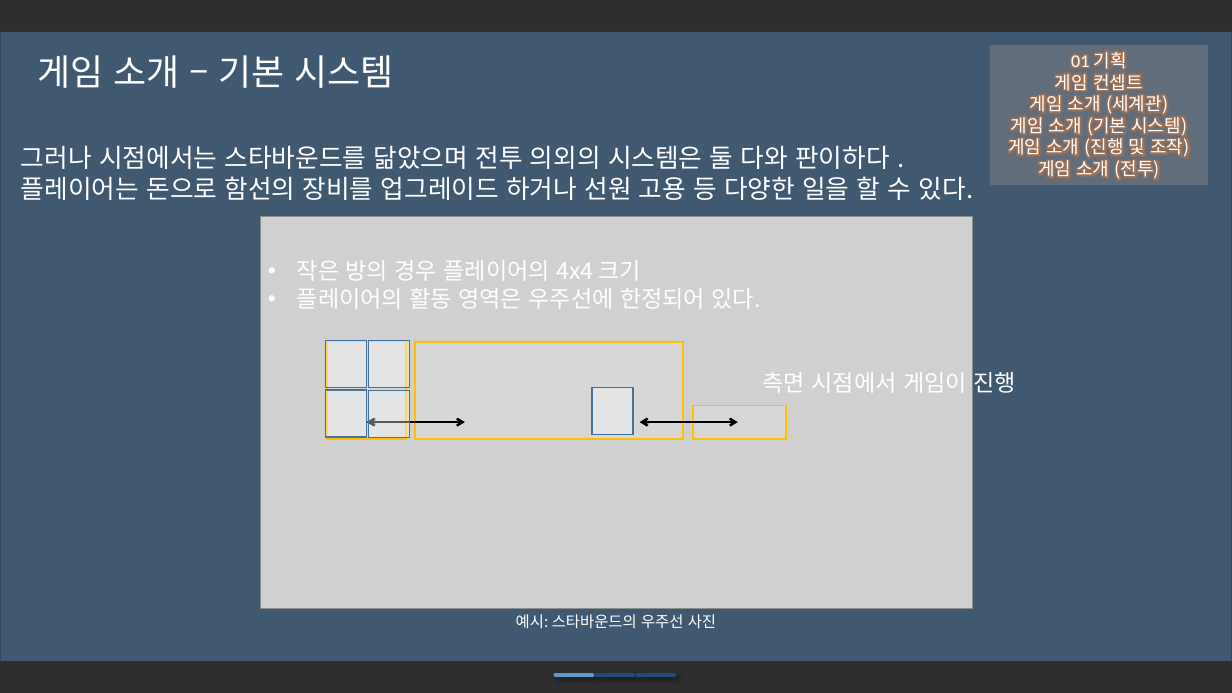
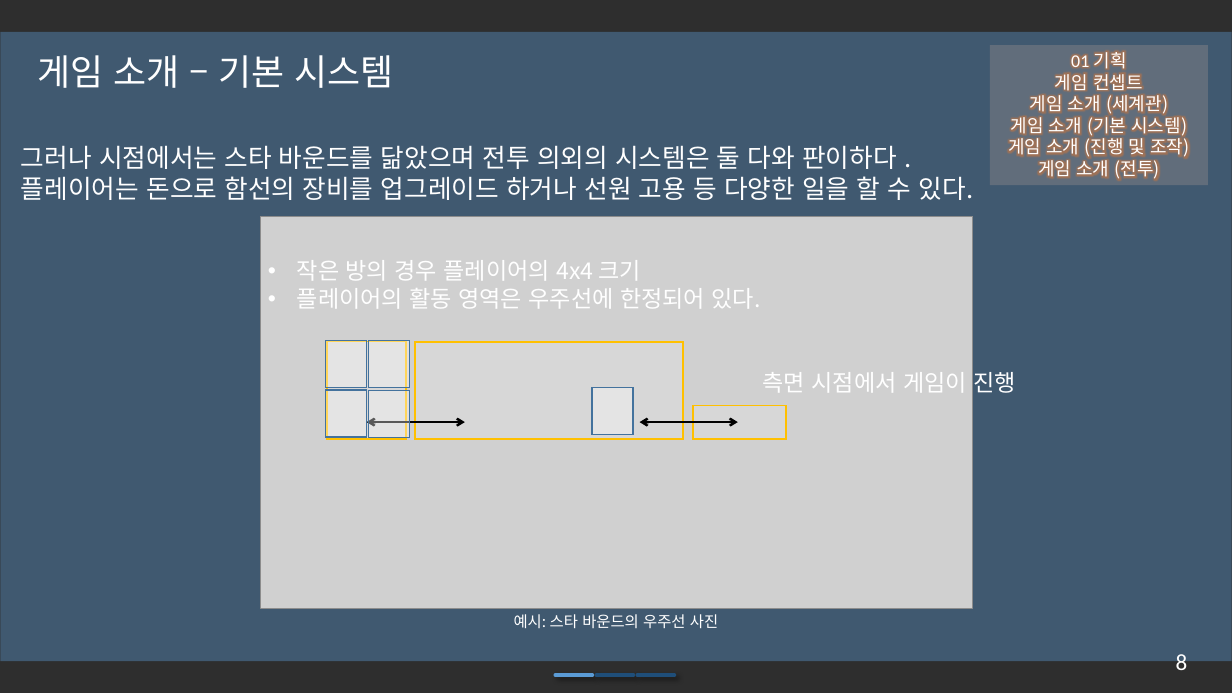
Before and after one commit to iconstudio/2017-Platformer, a slide deck: slide 9 of slides/Cosmos_20171105.pptx. Drawn at 1232x693 pixels with LibreOffice and Linux fonts; fonts in the diff are those of the drawing; grey boxes stand for pictures; background and template pictures are left out; a plain dark background stands for a picture behind light text. Boxes give left, top, right and bottom in pixels: in the first picture for what was removed or moved away, otherwise in the second. Text is boxed around its words. In the diff, an @@ line names an element or a change of style, - is before the commit and + after.

```diff
--- a/slides/Cosmos_20171105.pptx
+++ b/slides/Cosmos_20171105.pptx
@@ text at bbox=[21, 145, 897, 169]: spaces changed @@
-그러나 시점에서는 스타바운드를 닮았으며 전투 의외의 시스템은 둘 다와 판이하다 .
+그러나 시점에서는 스타 바운드를 닮았으며 전투 의외의 시스템은 둘 다와 판이하다 .
@@ text at bbox=[514, 614, 718, 628]: spaces changed @@
-예시: 스타바운드의 우주선 사진
+예시: 스타 바운드의 우주선 사진
@@ text added at bbox=[1176, 654, 1188, 677], 18 pt, text #FFFFFF @@
+8
```
Also in this commit, not shown: 20 other slides changed.
